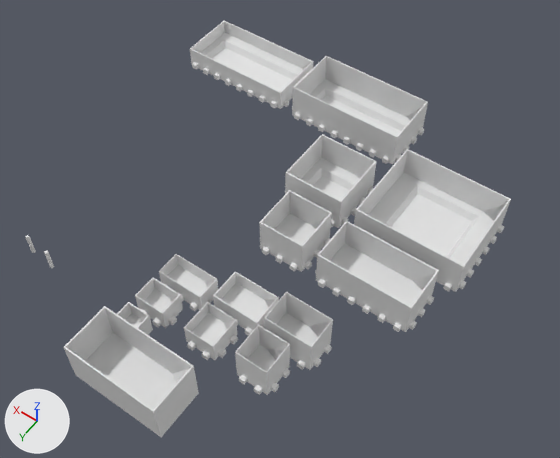
A saved change to the Blender file blender/utils/container.blend.
Camera for both pictures: a 50 mm camera at (-343.0, 249.0, 749.0) aimed at (-10.0, -216.0, 18.0). Every picture has the same lights, and +X, +Y and +Z are marked at lower left.

In view in the first picture: '12x14x5', '12x6x6', '16x8x3', '16x8x5', '4x4x3', '4x4x5', '4x6x3', '4x6x5', '6x12x5', '6x3x3', '6x6x5', '8x8x5'.
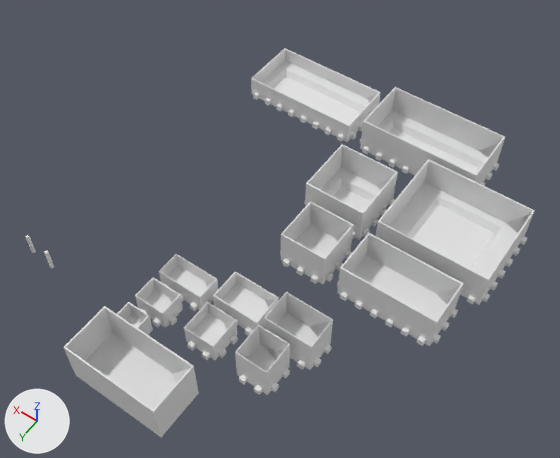
Commit message: working on a little shelf system for the containers

Patch to the scene script:
```diff
--- a/blender/utils/container.blend.py
+++ b/blender/utils/container.blend.py
@@ ob_6x12x5 @@
 ob_6x12x5 = bpy.data.objects.new('6x12x5', me_cube_040)
-ob_6x12x5.location = (-140.0, -220.0, 27.0)
+ob_6x12x5.location = (-170.0, -220.0, 27.0)
 ob_6x12x5.rotation_euler = (0.0, 0.0, 1.571)  # degrees (0, 0, 90)
@@ ob_12x14x5 @@
 ob_12x14x5 = bpy.data.objects.new('12x14x5', me_cube_045)
-ob_12x14x5.location = (-150.0, -330.0, 20.0)
+ob_12x14x5.location = (-180.0, -330.0, 20.0)
 ob_12x14x5.rotation_euler = (0.0, 0.0, 1.571)  # degrees (0, 0, 90)
@@ ob_6x6x5 @@
 ob_6x6x5 = bpy.data.objects.new('6x6x5', me_cube_050)
-ob_6x6x5.location = (-30.0, -220.0, 27.0)
+ob_6x6x5.location = (-60.0, -220.0, 27.0)
 ob_6x6x5.rotation_euler = (0.0, 0.0, 1.571)  # degrees (0, 0, 90)
@@ ob_8x8x5 @@
 ob_8x8x5 = bpy.data.objects.new('8x8x5', me_cube_055)
-ob_8x8x5.location = (-20.0, -310.0, 27.0)
+ob_8x8x5.location = (-50.0, -310.0, 27.0)
 ob_8x8x5.rotation_euler = (0.0, 0.0, 1.571)  # degrees (0, 0, 90)
@@ ob_16x8x5 @@
 ob_16x8x5 = bpy.data.objects.new('16x8x5', me_cube_060)
-ob_16x8x5.location = (20.0, -440.0, 20.0)
+ob_16x8x5.location = (-90.0, -440.0, 20.0)
 ob_16x8x5.rotation_euler = (0.0, 0.0, 1.571)  # degrees (0, 0, 90)
@@ ob_16x8x3 @@
 ob_16x8x3 = bpy.data.objects.new('16x8x3', me_cube_065)
-ob_16x8x3.location = (200.0, -440.0, 20.0)
+ob_16x8x3.location = (90.0, -440.0, 20.0)
 ob_16x8x3.rotation_euler = (0.0, 0.0, 1.571)  # degrees (0, 0, 90)
```

Where the change shows, as pixel boxes (x1, y1, x2, y2) in the pictures (560 x 458 px):
'12x14x5', moved: before (354, 149, 511, 292); after (376, 159, 535, 305)
'16x8x5', moved: before (292, 56, 428, 164); after (360, 87, 505, 184)
'16x8x3', moved: before (190, 21, 314, 109); after (251, 48, 381, 142)
'6x12x5', moved: before (316, 221, 439, 332); after (337, 233, 463, 346)
'8x8x5', moved: before (285, 134, 377, 228); after (305, 144, 398, 240)
'6x6x5', moved: before (259, 190, 332, 272); after (281, 201, 354, 284)
'clip_holder_negative_applied_trimmed.022', moved: before (318, 279, 402, 332); after (340, 292, 426, 346)
'clip_holder_negative_applied_trimmed.037', moved: before (192, 62, 277, 108); after (253, 92, 344, 141)
'clip_holder_negative_applied_trimmed.034', moved: before (294, 112, 389, 164); after (362, 146, 409, 174)
'clip_holder_negative_applied_trimmed.027', moved: before (459, 225, 504, 289); after (375, 235, 527, 302)
'clip_holder_negative_applied_trimmed.028', moved: before (262, 247, 297, 271); after (283, 258, 319, 284)
'clip_holder_negative_applied_trimmed.024', moved: before (315, 270, 434, 330); after (337, 281, 458, 344)
'clip_holder_negative_applied_trimmed.033', moved: before (342, 187, 374, 225); after (304, 198, 395, 237)
'clip_holder_negative_applied_trimmed.030', moved: before (305, 238, 330, 269); after (280, 250, 352, 282)
'clip_holder_negative_applied_trimmed.036', moved: before (292, 106, 424, 161); after (360, 139, 499, 186)
'ramp.009', moved: before (483, 203, 506, 220); after (506, 215, 529, 232)
'clip_holder_negative_applied_trimmed.039', moved: before (283, 93, 293, 107); after (251, 88, 369, 140)
'clip_holder_negative_applied_trimmed.025', moved: before (443, 282, 452, 291); after (467, 295, 476, 304)
'ramp.008', moved: before (412, 276, 433, 290); after (436, 289, 457, 303)
'ramp.012', moved: before (406, 111, 418, 120); after (481, 142, 499, 158)
'ramp.010', moved: before (312, 219, 324, 228); after (333, 231, 346, 242)
'ramp.011', moved: before (355, 167, 370, 178); after (377, 179, 390, 187)
